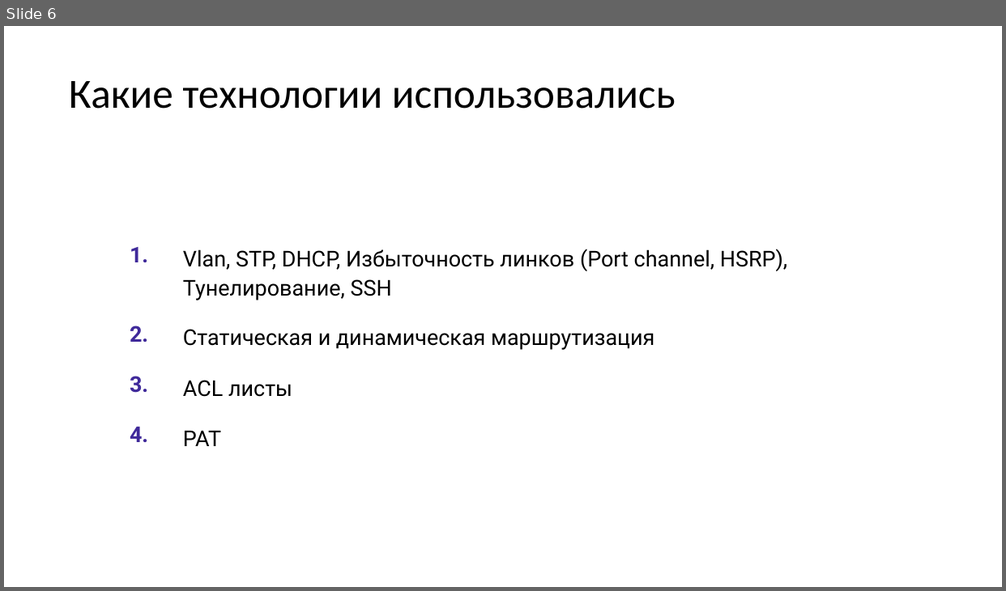
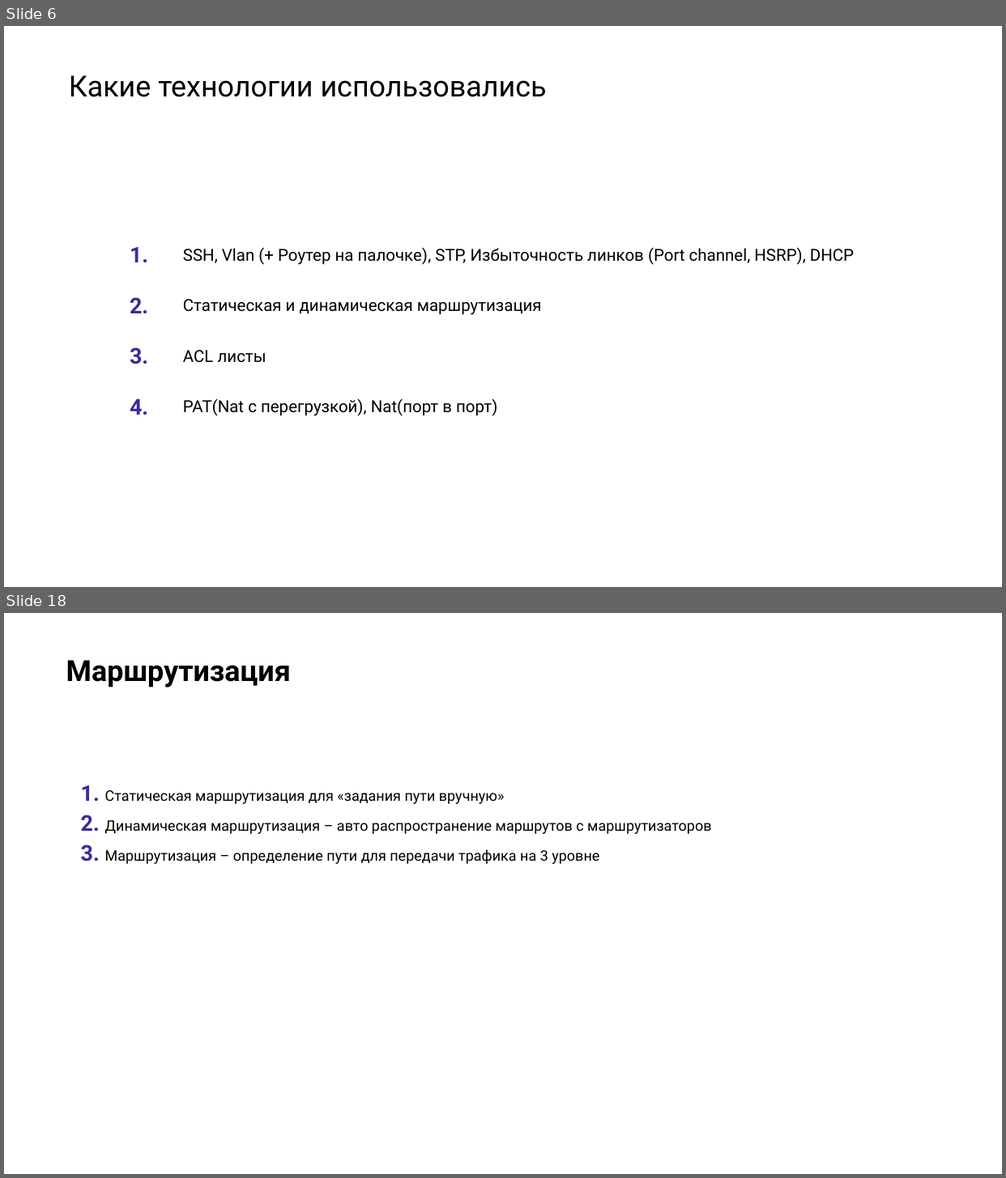
Before and after one commit to aarkin002/otus_NEb, a slide deck: Project/Otus_basic.pptx. Shown one above the other, each under a label of ours: slide 6 before the commit, slides 6 and 18 after it; the slides between them are not shown. The pictures are 1006x591 and 1006x1178 pixels, drawn with LibreOffice and Linux fonts; fonts in the diff are those of the drawing. Boxes give left, top, right and bottom in pixels: in the first picture for what was removed or moved away, otherwise in the second. Text is boxed around its words. In the diff, an @@ line names an element or a change of style, - is before the commit and + after.

```diff
--- a/Project/Otus_basic.pptx
+++ b/Project/Otus_basic.pptx
@@ slide 18 added at [4,613,1002,1174], background #FFFFFF @@
@@ title added at [66,660,291,688], 28 pt, text #000000, bold @@
+Маршрутизация
@@ text added at [81,786,711,864], 14 pt, text #000000 @@
+1. Статическая маршрутизация для «задания пути вручную»
+2. Динамическая маршрутизация – авто распространение маршрутов с маршрутизаторов
+3. Маршрутизация – определение пути для передачи трафика на 3 уровне
@@ slide 6 changed as well @@
@@ title "Какие технологии использовались" at [69,75,547,97]: size 40 to 28 pt, font Calibri to Roboto @@
@@ table at [108,233,898,486] @@
-row 1, column 2: Vlan, STP, DHCP, Избыточность линков (Port channel, HSRP), Тунелирование, SSH
+row 1, column 2: SSH, Vlan (+ Роутер на палочке), STP, Избыточность линков (Port channel, HSRP), DHCP
-row 4, column 2: PAT
+row 4, column 2: PAT(Nat с перегрузкой), Nat(порт в порт)
@@ size 21 to 16 pt in "Статическая и динамическая маршрутизация", "ACL листы" @@
```
Also in this commit, not shown: 2 other slides changed, 18 other slides added, 2 slides removed, 1 other file.
